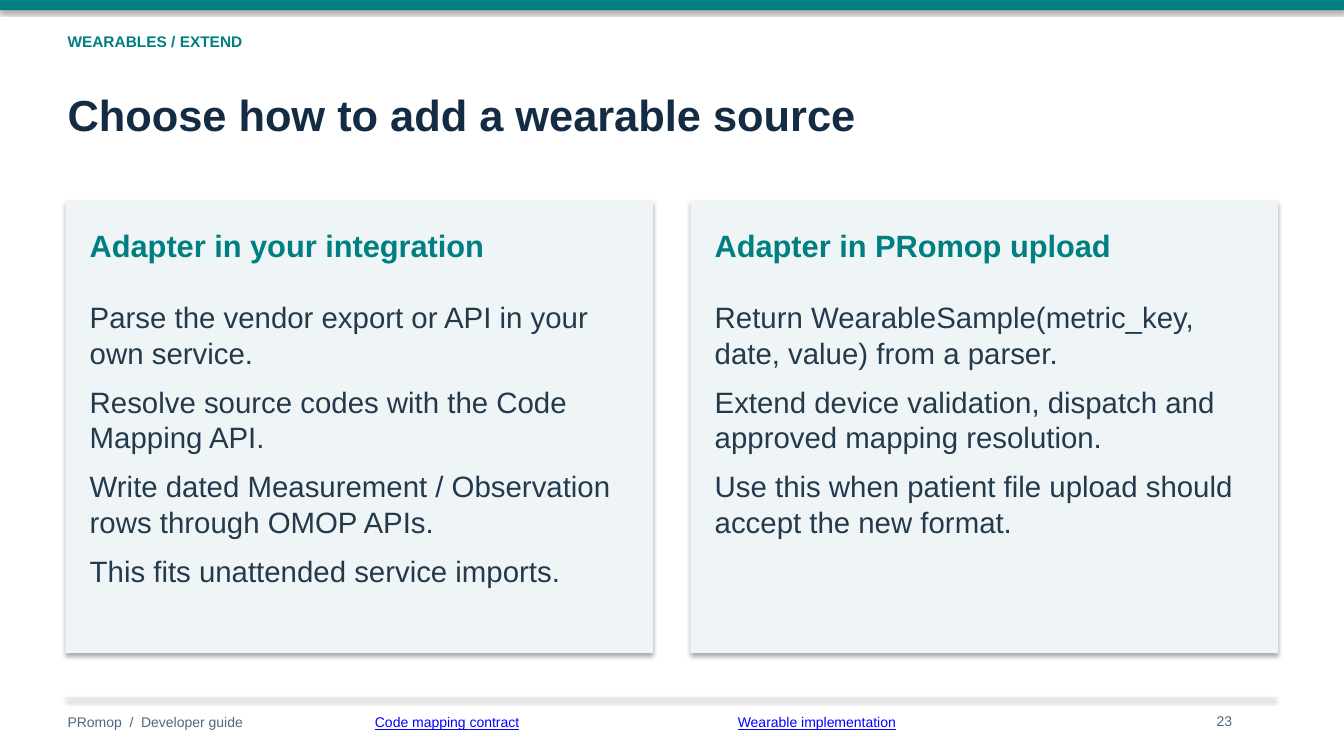
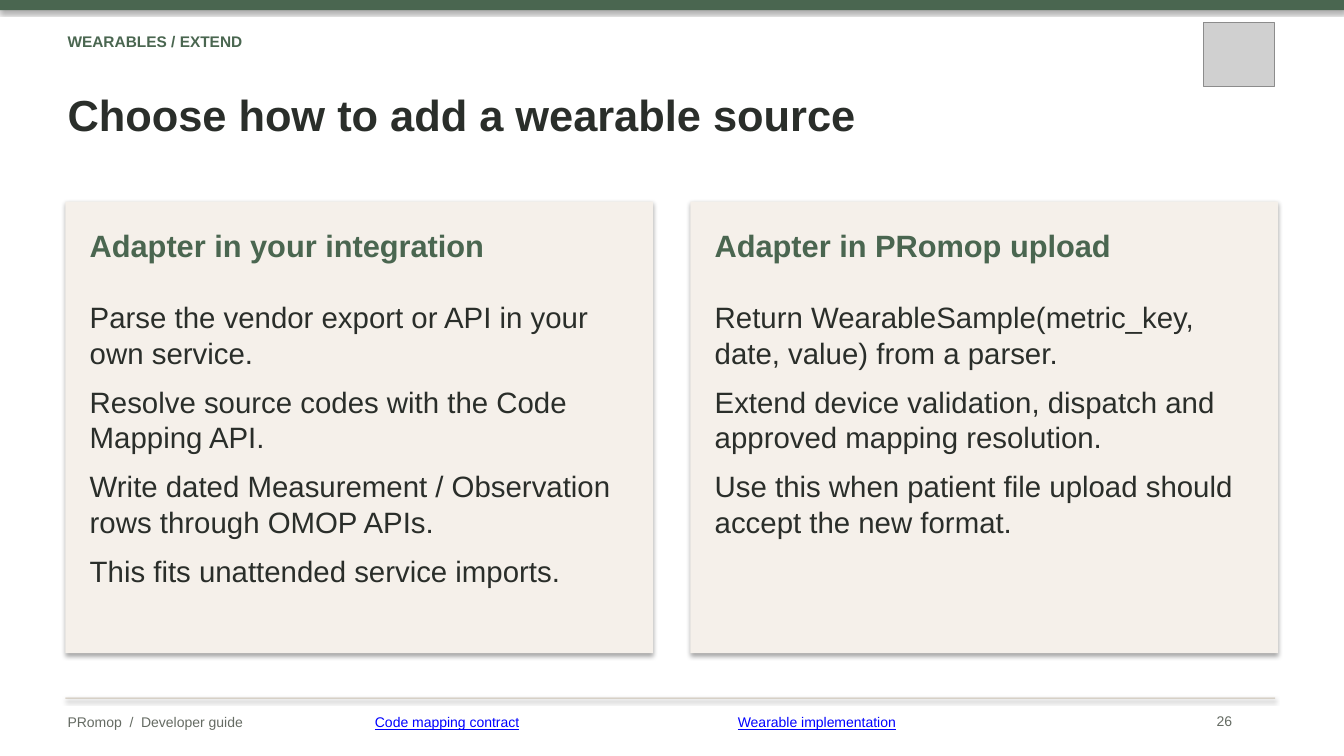
Before and after one commit to healthkey-ai/promop, a slide deck: slide 26 of PRomop_Developer_Guide.pptx (slide 23 before the commit). Drawn at 1344x756 pixels with LibreOffice and Linux fonts; fonts in the diff are those of the drawing; grey boxes stand for pictures. Boxes give left, top, right and bottom in pixels: in the first picture for what was removed or moved away, otherwise in the second. Text is boxed around its words. In the diff, an @@ line names an element or a change of style, - is before the commit and + after.

Commit message:
docs: refresh developer guide branding and architecture [skip ci]

```diff
--- a/PRomop_Developer_Guide.pptx
+++ b/PRomop_Developer_Guide.pptx
@@ rectangle at (0,0,1344,10): fill #007F80 to #4A6650 @@
@@ picture added at (1204,22,1274,87) @@
@@ text colour #007F80 to #4A6650 in 3 elements at (90,234,484,263), (715,234,1111,263), (68,36,243,47) @@
@@ text "Choose how to add a ..." at (68,99,855,132): text colour #142C43 to #2A2E2A @@
@@ rectangle at (66,202,653,653): fill #EFF5F7 to #F5F0EA @@
@@ rectangle at (691,202,1278,653): fill #EFF5F7 to #F5F0EA @@
@@ text "Parse the vendor export or ..." at (90,306,610,588): text colour #24394B to #2A2E2A @@
@@ text "Return WearableSample(metric_key, date, value) from ..." at (715,306,1233,539): text colour #24394B to #2A2E2A @@
@@ text "PRomop / Developer guide" at (68,717,243,730): text colour #52677A to #656B63 @@
@@ rectangle at (66,698,1275,699): fill #D7E1E7 to #C9BFB0 @@
@@ text at (1217,716,1233,726): text changed; text colour #52677A to #656B63 @@
-23
+26
```
Also in this commit, not shown: 26 other slides changed, 3 slides added.
